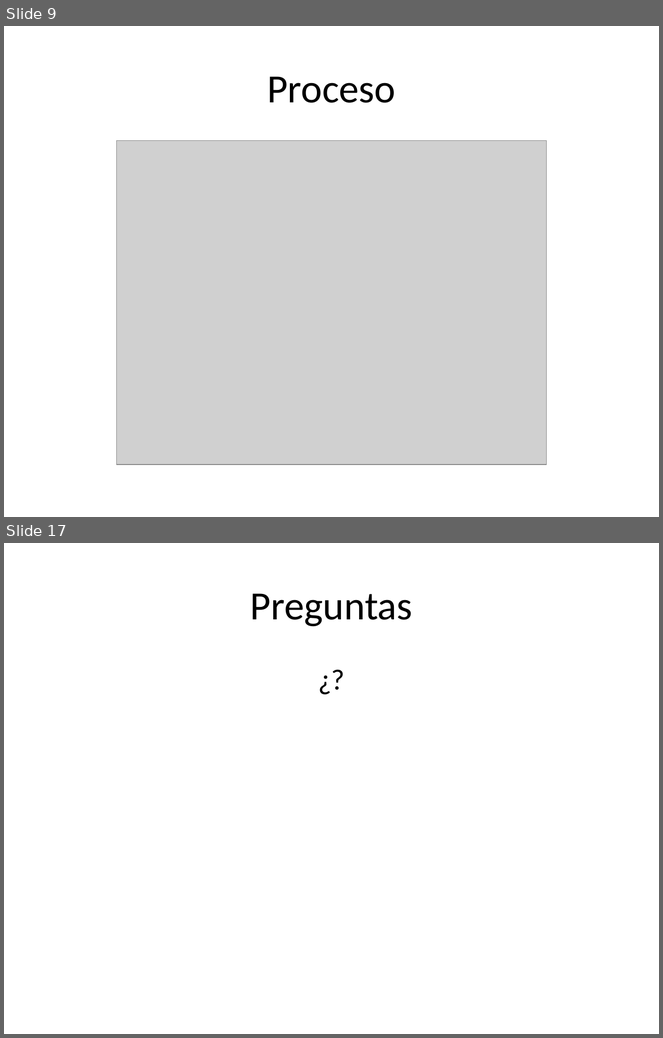
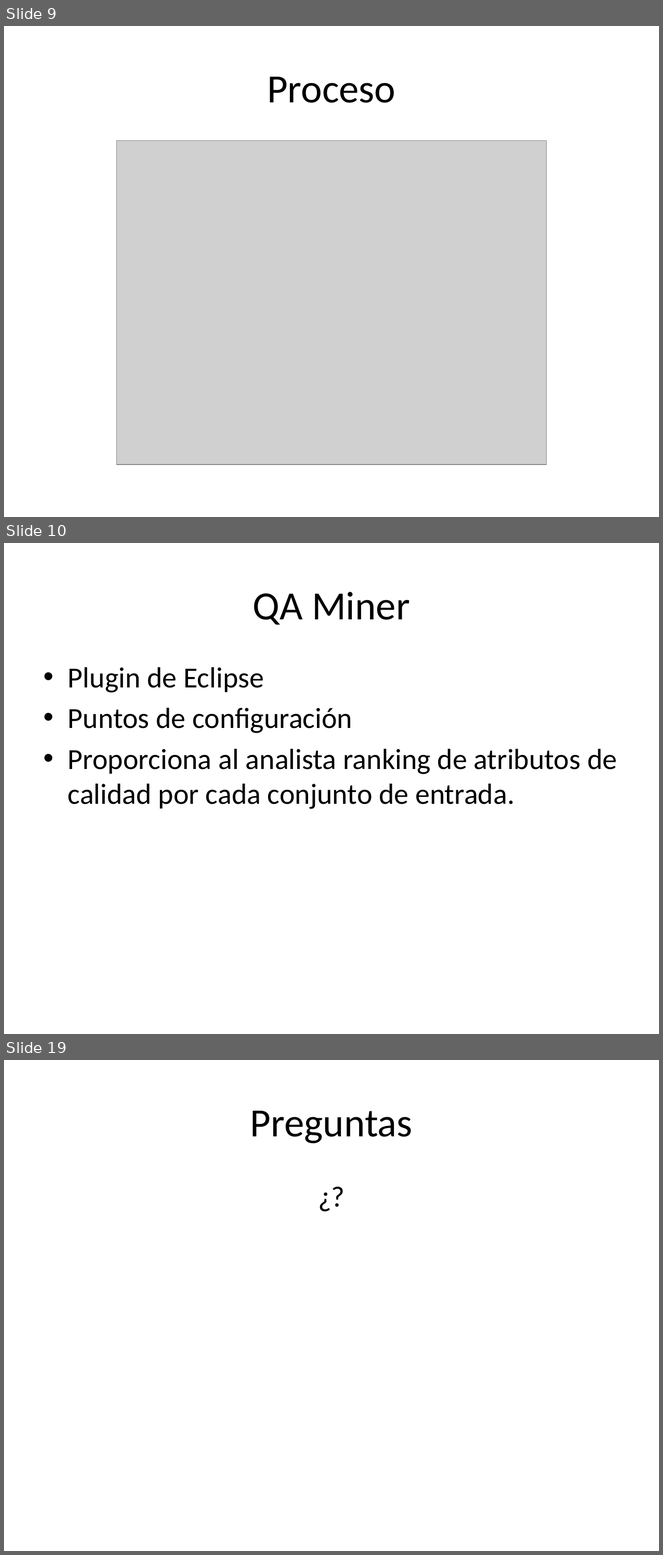
Before and after one commit to alejandrorago/qatesis2, a slide deck: Capitulos Finales/filiminasPeladas.pptx. Shown one above the other, each under a label of ours: slides 9 and 17 before the commit, slides 9, 10 and 19 after it; the slides between them are not shown. The pictures are 663x1038 and 663x1555 pixels, drawn with LibreOffice and Linux fonts; fonts in the diff are those of the drawing; grey boxes stand for pictures. Boxes give left, top, right and bottom in pixels: in the first picture for what was removed or moved away, otherwise in the second. Text is boxed around its words. In the diff, an @@ line names an element or a change of style, - is before the commit and + after.

```diff
--- a/Capitulos Finales/filiminasPeladas.pptx
+++ b/Capitulos Finales/filiminasPeladas.pptx
@@ slide 10 added at [4,543,659,1034], background #FFFFFF @@
@@ title added at [253,592,410,625], 44 pt, text #000000 @@
+QA Miner
@@ text added at [68,667,617,809], 32 pt, text #000000 @@
+• Plugin de Eclipse
+• Puntos de configuración
+• Proporciona al analista ranking de atributos de calidad por cada conjunto de entrada.
@@ what was slide 17 is now slide 19 @@
```
Also in this commit, not shown: 9 slides changed, 2 other slides added, 1 slide removed.
